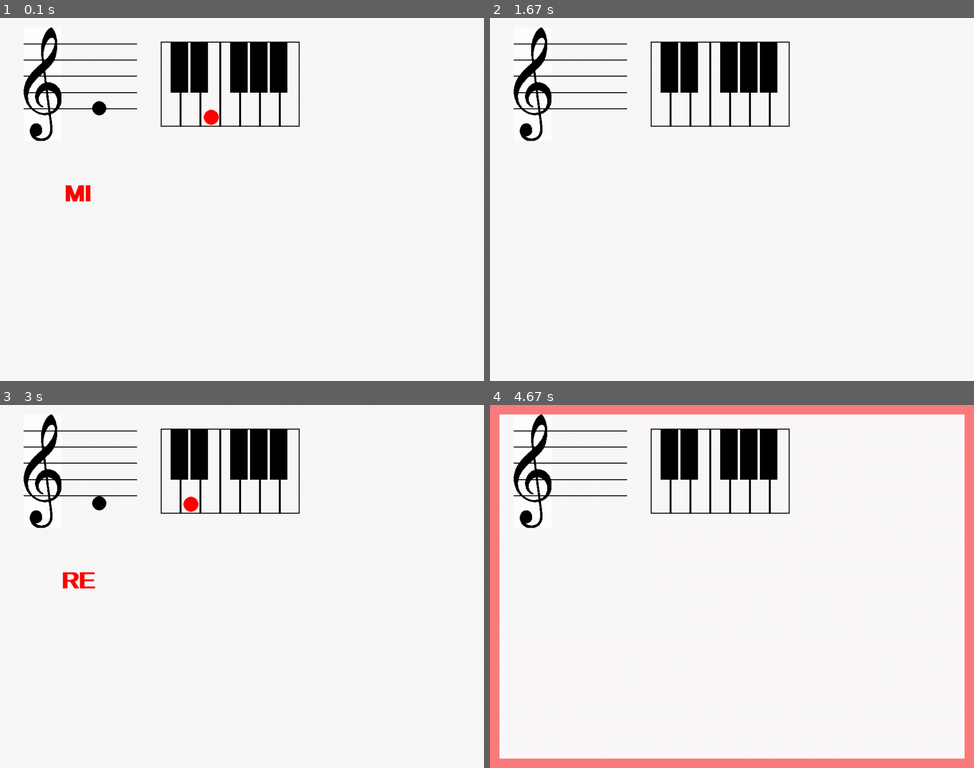
Above: before the commit, frames 1-4 (two rows, left to right).
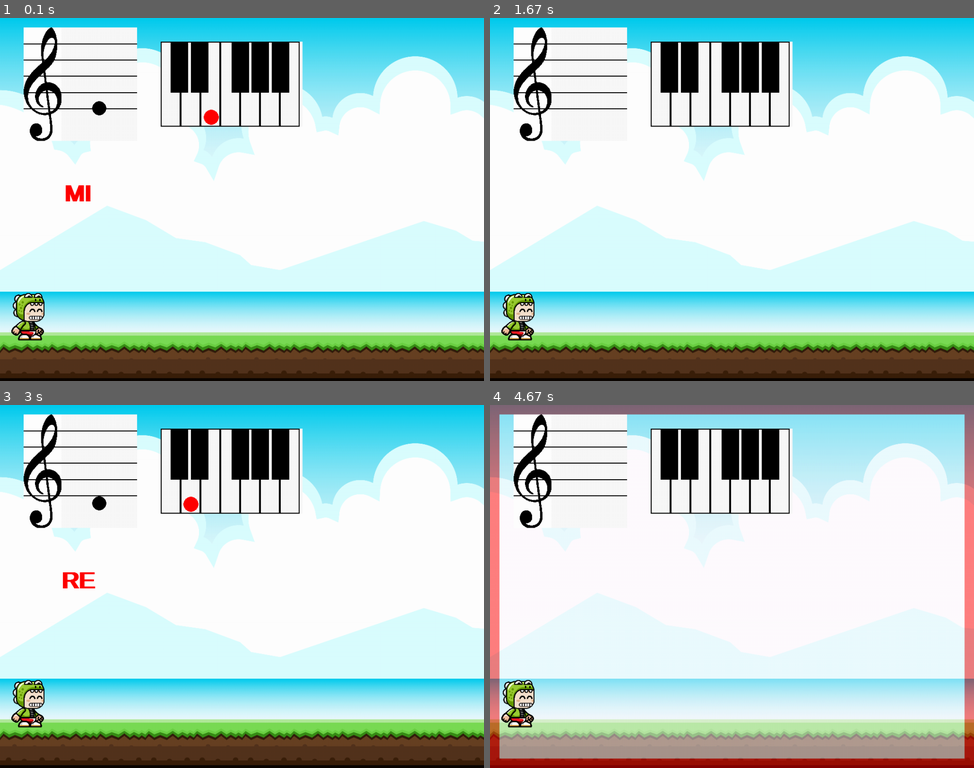
Above: after the commit, the same moments.

Repository: desordenado77/musicGame
Game: pygame game, started from pyGameTest.py
Two runs of this game, one before a commit and one after it. Both use one fixed random seed, a clock stepped at 60 frames per second and the inputs below. The source is Python 2; it was converted automatically to run under Python 3.
Inputs:
- Up to frame 1 (0.1 s): no input
- Up to frame 2 (1.67 s): hold Right 0.33-0.8 s; hold Right 0.83-1.3 s; hold Left from 1.33 s (still down)
- Up to frame 3 (3 s): release Left at 1.87 s; hold Left 1.9-2.3 s; tap A at 2.05 s; hold Right 2.33-2.97 s
- Up to frame 4 (4.67 s): hold Left 3-3.47 s; hold Right 3.5-3.97 s; tap A at 3.65 s; hold Right 4-4.47 s; hold Left from 4.5 s (still down)

The runs differ from the first frame. In frame 1, 52% of the frame differs, in the area x 0-100%, y 0-100%; in frame 2, 52%; in frame 3, 52%; in frame 4, 33%.

Commit message:
added scaling capabilities to loadimage. Made notename background transparet. Added a full screen background. Initial mascot testing

Diff:
--- /dev/null
+++ b/artSource.txt
@@ -0,0 +1 @@
+Background coming from: http://opengameart.org/content/bevouliin-free-beach-game-background-for-game-developers
--- a/pyGameTest.py
+++ b/pyGameTest.py
@@ -12,7 +12,7 @@
 CHANGE_LOOPS = 20
 
 
-def load_image(nombre, dir_imagen, alpha=False):
+def load_image(nombre, dir_imagen, alpha=False, scale=1):
     # Encontramos la ruta completa de la imagen
     ruta = os.path.join(dir_imagen, nombre)
     try:
@@ -25,6 +25,10 @@
         image = image.convert_alpha()
     else:
         image = image.convert()
+
+    if scale != 1:
+        imgsize = image.get_size()
+        image = pygame.transform.scale(image, (int(imgsize[0]*scale), int(imgsize[1]*scale)))
     return image
 
 
@@ -99,11 +103,11 @@
             pygame.draw.rect(self.image, (0,0,0), (i*(self.rect.width/7),0,(self.rect.width/7), self.rect.height),2)
 
         # black keys
-        pygame.draw.rect(self.image, (0,0,0), (1*(self.rect.width/14),0,(self.rect.width/8), 3*self.rect.height/5),0)
-        pygame.draw.rect(self.image, (0,0,0), (3*(self.rect.width/14),0,(self.rect.width/8), 3*self.rect.height/5),0)
-        pygame.draw.rect(self.image, (0,0,0), (7*(self.rect.width/14),0,(self.rect.width/8), 3*self.rect.height/5),0)
-        pygame.draw.rect(self.image, (0,0,0), (9*(self.rect.width/14),0,(self.rect.width/8), 3*self.rect.height/5),0)
-        pygame.draw.rect(self.image, (0,0,0), (11*(self.rect.width/14),0,(self.rect.width/8), 3*self.rect.height/5),0)
+        pygame.draw.rect(self.image, (0,0,0), ((1*self.rect.width)/14,0,(self.rect.width/8), 3*self.rect.height/5),0)
+        pygame.draw.rect(self.image, (0,0,0), ((3*self.rect.width)/14,0,(self.rect.width/8), 3*self.rect.height/5),0)
+        pygame.draw.rect(self.image, (0,0,0), ((7*self.rect.width)/14,0,(self.rect.width/8), 3*self.rect.height/5),0)
+        pygame.draw.rect(self.image, (0,0,0), ((9*self.rect.width)/14,0,(self.rect.width/8), 3*self.rect.height/5),0)
+        pygame.draw.rect(self.image, (0,0,0), ((11*self.rect.width)/14,0,(self.rect.width/8), 3*self.rect.height/5),0)
 
 
     def __init__(self):
@@ -145,8 +149,8 @@
     notes = [] # 'c', 'd', 'e', 'f', 'g', 'a', 'b']
 
     def drawme(self):
-        self.image = pygame.Surface([300, 180])
-        self.image.fill((250,250,250))
+        self.image = pygame.Surface([300, 180], flags=pygame.SRCALPHA)
+        self.image.fill((250,250,250, 0))
         self.rect = self.image.get_rect()
 
     def __init__(self):
@@ -185,6 +189,53 @@
         self.image.blit(fontRender, ((self.rect.width/2)-fontRender.get_rect().width/2, (self.rect.height/2)-fontRender.get_rect().height/2))
 
 
+class Mascot(pygame.sprite.Sprite):
+    idleImage = []
+    runImage = []
+    def drawme(self):
+        self.image.fill((255,255,255,0))
+        if self.state == 0:
+            self.image.blit(self.idleImage[int(self.step)], (0,0))
+        else:
+            self.image.blit(self.runImage[int(self.step)], (0,0))
+
+    def run(self):
+        self.state = 1
+        self.step = 0
+
+    def idle(self):
+        self.state = 0
+        self.step = 0
+
+    def __init__(self):
+        pygame.sprite.Sprite.__init__(self)
+        self.idleImage.append(load_image("frame-1.png", "./idle", alpha=True, scale=0.25))
+        self.idleImage.append(load_image("frame-2.png", "./idle", alpha=True, scale=0.25))
+        self.idleImage.append(load_image("frame-1.png", "./idle", alpha=True, scale=0.25))
+        self.idleImage.append(load_image("frame-2.png", "./idle", alpha=True, scale=0.25))
+        self.runImage.append(load_image("run/frame-1.png", "./", alpha=True, scale=0.25))
+        self.runImage.append(load_image("run/frame-2.png", "./", alpha=True, scale=0.25))
+        self.runImage.append(load_image("run/frame-3.png", "./", alpha=True, scale=0.25))
+        self.runImage.append(load_image("run/frame-4.png", "./", alpha=True, scale=0.25))
+        self.state = 0 # idle
+        # self.state = 1 # run
+        self.step = 0
+        self.image = pygame.Surface(self.idleImage[0].get_size(), flags=pygame.SRCALPHA)
+        self.drawme()
+
+
+    def update(self):
+        newStep = self.step + 0.1
+        if newStep >= 4:
+            newStep = 0
+
+        if int(newStep) != int(self.step):
+            self.step = newStep
+            self.drawme()
+        else:
+            self.step = newStep
+
+
 
 def main():
     keyArray = {}
@@ -219,6 +270,10 @@
     background = pygame.Surface(screen.get_size())
     background = background.convert()
     background.fill((250, 250, 250))
+    background_image = load_image("background.png", "./", alpha=False)
+    background_image = pygame.transform.scale(background_image, (SCREEN_WIDTH, SCREEN_HEIGHT))
+    background.blit(background_image, (0,0))
+
 
     background_green = pygame.Surface(screen.get_size())
     background_green = background_green.convert()
@@ -234,16 +289,19 @@
     staff = Staff()
     keyboard = Keyboard()
     notename = NoteName()
+    mascot = Mascot()
 
     staff_position = (20 + notename.rect.width/2 - staff.rect.width/2,20)
     keyboard_position = (20 + 20 + notename.rect.width, 20 + staff.rect.height/2 - keyboard.rect.height/2)
     notename_position = (20,staff.rect.height + 40)
+    mascot_position = (20, 580)
 
     screen.blit(background, (0,0))
     screen.blit(background_green, (0,0))
     screen.blit(staff.image, staff_position)
     screen.blit(keyboard.image, keyboard_position)
     screen.blit(notename.image, notename_position)
+    screen.blit(mascot.image, mascot_position)
 
     pygame.display.flip()
 
@@ -270,6 +328,7 @@
         staff.update()
         keyboard.update()
         notename.update()
+        mascot.update()
         screen.blit(background, (0,0))
         if failure == 1:
             background_red.set_alpha(255*changed/CHANGE_LOOPS)
@@ -281,6 +340,7 @@
         screen.blit(staff.image, staff_position)
         screen.blit(keyboard.image, keyboard_position)
         screen.blit(notename.image, (20,staff.rect.height + 40))
+        screen.blit(mascot.image, mascot_position)
 
         pygame.display.flip()
 
Binary file added: background.png
Binary file added: idle/frame-1.png
Binary file added: idle/frame-2.png
Binary file added: run/frame-1.png
Binary file added: run/frame-2.png
Binary file added: run/frame-3.png
Binary file added: run/frame-4.png
